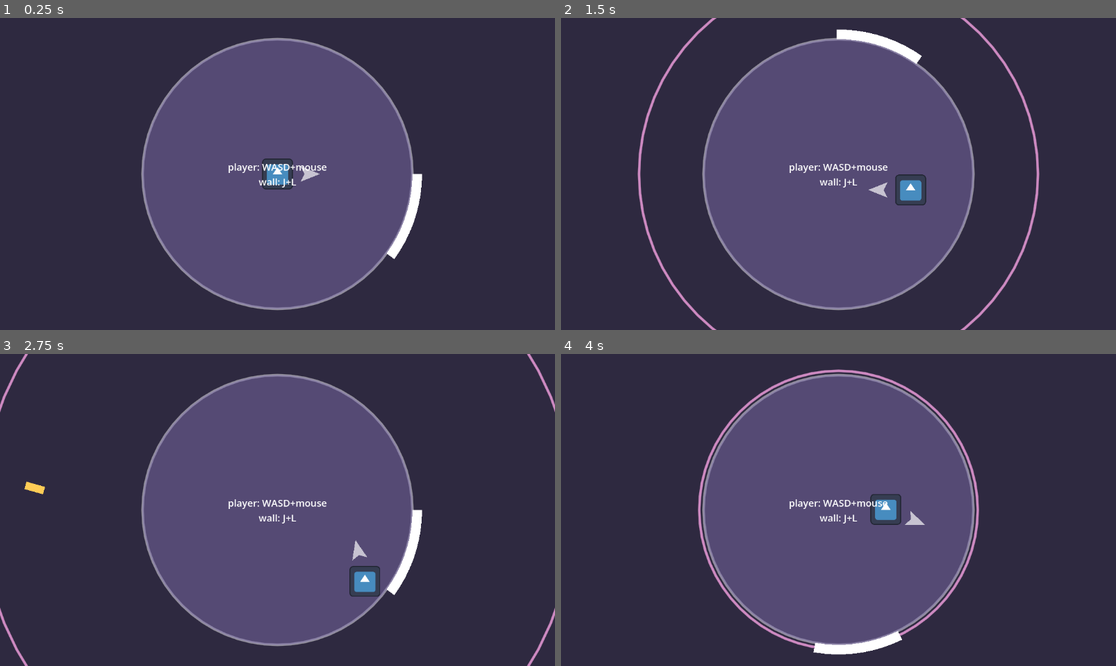
Above: before the commit, frames 1-4 (two rows, left to right).
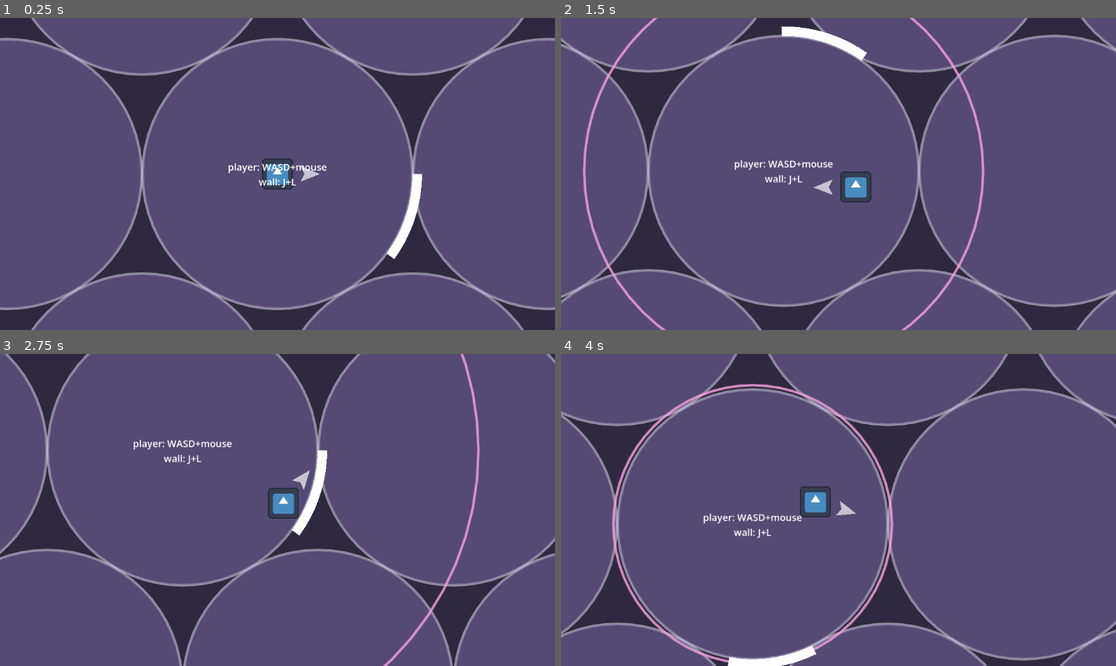
Above: after the commit, the same moments.

Repository: solirides/amazing-game
Game: Godot game, scene res://scenes/world/world.tscn
Two runs of this game, one before a commit and one after it. Both use one fixed random seed, a clock stepped at 60 frames per second and the inputs below. Before the commit the project starts from res://scenes/world.tscn. The engine's default icon, where the game draws it, is replaced by a stand-in: a white triangle on a blue panel in a dark square.
Inputs (mouse positions are in pixels of both pictures, inside the frame that each line leads up to):
- Up to frame 1 (0.25 s): no input
- Up to frame 2 (1.5 s): tap Enter at 0.5 s; move the mouse to (960, 158) at 0.52 s; hold Right (ui_right) 0.53-1.28 s; hold J (wall_ccw) 0.53-1.28 s; tap L (wall_cw) at 0.8, 1.35 s; move the mouse to (727, 189) at 1.27 s; hold Down (ui_down) from 1.28 s (still down)
- Up to frame 3 (2.75 s): tap J (wall_ccw) at 1.55 s; move the mouse to (333, 441) at 2.02 s; release Down (ui_down) at 2.03 s; hold Right (ui_right) from 2.03 s (still down); hold L (wall_cw) from 2.03 s (still down); click (333, 441) at 2.1 s
- Up to frame 4 (4 s): move the mouse to (810, 572) at 2.77 s; release Right (ui_right) at 2.78 s; release L (wall_cw) at 2.78 s; hold Up (ui_up) 2.78-3.53 s; tap J (wall_ccw) at 2.85 s; move the mouse to (1005, 556) at 3.52 s; hold Left (ui_left) from 3.53 s (still down); hold L (wall_cw) from 3.53 s (still down)

The runs differ from the first frame. In frame 1, 56% of the frame differs, in the area x 0-100%, y 0-100%; in frame 2, 67%; in frame 3, 67%; in frame 4, 68%.

Commit message:
MANY circles

Diff:
--- /dev/null
+++ b/amazing-game/modules/global/hexgrid.gd
@@ -0,0 +1,43 @@
+class_name HexGrid
+extends Node
+
+enum Dir {
+	LEFT,
+	RIGHT,
+	UP_LEFT,
+	UP_RIGHT,
+	DOWN_LEFT,
+	DOWN_RIGHT
+}
+
+static func hex_to_cartesian(hex:Vector2i, scale:float) -> Vector2:
+	var result = Vector2(hex.x * scale, hex.y * sqrt(3)/2.0 * scale)
+	if abs(hex.y) % 2 == 1:
+		result.x += scale / 2.0
+	return result
+
+static func get_neighbor(hex:Vector2i, direction:Dir, steps:int) -> Vector2i:
+	var result = hex
+	var parity = 0
+	if hex.y % 2 == 1:
+		parity = 1
+
+	match direction:
+		Dir.LEFT:
+			result.x -= steps
+		Dir.RIGHT:
+			result.x += steps
+		Dir.UP_LEFT:
+			result.y -= steps
+			result.x -= floor((steps + parity + 1)/2.0)
+		Dir.UP_RIGHT:
+			result.y -= steps
+			result.x += floor((steps + parity)/2.0)
+		Dir.DOWN_LEFT:
+			result.y += steps
+			result.x -= floor((steps + parity + 1)/2.0)
+		Dir.DOWN_RIGHT:
+			result.y += steps
+			result.x += floor((steps + parity)/2.0)
+
+	return result
--- a/amazing-game/modules/player/player.gd
+++ b/amazing-game/modules/player/player.gd
@@ -1,7 +1,7 @@
 extends RigidBody2D
 
 
-@export var speed = 100
+@export var speed = 200
 @export var bullet_speed = 1000
 @export var base_health = 100
 var health = 0
--- a/amazing-game/modules/player/player.tscn
+++ b/amazing-game/modules/player/player.tscn
@@ -2,16 +2,19 @@
 
 [ext_resource type="Script" uid="uid://cepiugbyu600a" path="res://modules/player/player.gd" id="1_fhf1h"]
 [ext_resource type="Texture2D" uid="uid://wr8lqm38ij8g" path="res://icon.svg" id="2_a5pop"]
+
+[sub_resource type="PhysicsMaterial" id="PhysicsMaterial_qgxqk"]
+friction = 0.0
 
 [sub_resource type="RectangleShape2D" id="RectangleShape2D_qgxqk"]
 size = Vector2(64, 64)
 
 [node name="Player" type="RigidBody2D" unique_id=325968683]
 collision_mask = 11
+physics_material_override = SubResource("PhysicsMaterial_qgxqk")
 gravity_scale = 0.0
 lock_rotation = true
 script = ExtResource("1_fhf1h")
-speed = 200
 
 [node name="Sprite2D" type="Sprite2D" parent="." unique_id=1700158568]
 scale = Vector2(0.5, 0.5)
--- a/amazing-game/modules/wall/wall.gd
+++ b/amazing-game/modules/wall/wall.gd
@@ -1,13 +1,21 @@
 extends RigidBody2D
 
 
-@export var speed:float = 12
-@export var radius:float = 300
+@export var base_speed:float = 12
+@export var outer_radius:float = 300
 @export var inner_radius:float = 280
 
 @export var base_health:int = 100
-var health = 0
+@export var respawn_time:float = 4.0
+
+@onready var health = base_health
+@onready var speed = base_speed
 var theta = 0
+var can_move = true
+var alive_state = true
+
+
+signal alive_state_changed(state:bool)
 
 func _ready() -> void:
 	# set collision shape
@@ -15,7 +23,6 @@
 	$Polygon2D.polygon = polygon
 	$CollisionPolygon2D.polygon = polygon
 
-	health = base_health
 
 
 func create_polygon():
@@ -24,7 +31,7 @@
 	var res = 10
 	var angle = 0.7
 	for i in range(res):
-		points.append(Vector2(1,0).rotated(angle / float(res) * i) * radius)
+		points.append(Vector2(1,0).rotated(angle / float(res) * i) * outer_radius)
 	for i in range(res):
 		points.append(Vector2(1,0).rotated(angle / float(res) * (res - i - 1)) * inner_radius)
 	return PackedVector2Array(points)
@@ -32,10 +39,11 @@
 
 func _physics_process(delta: float) -> void:
 
-	if Input.is_action_pressed("wall_ccw"):
-		theta -= speed / inner_radius
-	if Input.is_action_pressed("wall_cw"):
-		theta += speed / inner_radius
+	if can_move:
+		if Input.is_action_pressed("wall_ccw"):
+			theta -= speed / inner_radius
+		if Input.is_action_pressed("wall_cw"):
+			theta += speed / inner_radius
 
 	self.rotation = theta
 	#self.global_position = Vector2(1,0).rotated(theta)
@@ -48,7 +56,40 @@
 		body.queue_free()
 
 func damage(amount:int):
+	if alive_state == false:
+		return
 	health -= amount
 	if health <= 0:
 		print("wall dead")
-		queue_free()
+		die()
+
+var modulate_tween:Tween
+
+func die():
+	alive_state_changed.emit(false)
+	alive_state = false
+	can_move = false
+
+	var timer = get_tree().create_timer(respawn_time, false, true).timeout.connect(respawn)
+
+	if modulate_tween:
+		modulate_tween.kill()
+	var modulate_tween = create_tween()
+	for i in range(ceil((respawn_time - 0.6) / 0.6)):
+		modulate_tween.tween_property(self, "modulate", Color(1,1,1,0.2), 0.3)
+		modulate_tween.tween_property(self, "modulate", Color(1,1,1,0.6), 0.3)
+	for i in range(3):
+		modulate_tween.tween_property(self, "modulate", Color(1,1,1,0.4), 0.1)
+		modulate_tween.tween_property(self, "modulate", Color(1,1,1,0.8), 0.1)
+	modulate_tween.tween_property(self, "modulate", Color(1,1,1,1), 0)
+
+func respawn():
+	alive_state_changed.emit(true)
+	alive_state = true
+	can_move = true
+
+	health = base_health
+
+	if modulate_tween:
+		modulate_tween.kill()
+	modulate = Color(1,1,1,1)
--- a/amazing-game/modules/wall/wall.tscn
+++ b/amazing-game/modules/wall/wall.tscn
@@ -12,6 +12,7 @@
 contact_monitor = true
 max_contacts_reported = 5
 script = ExtResource("1_mgm2i")
+base_health = 40
 
 [node name="Sprite2D" type="Sprite2D" parent="." unique_id=45151107]
 visible = false
--- a/amazing-game/scenes/main_menu.tscn
+++ b/amazing-game/scenes/main_menu/main_menu.tscn
@@ -1,6 +1,6 @@
 [gd_scene format=3 uid="uid://bwppdbxa50top"]
 
-[ext_resource type="Script" uid="uid://ucj81ftj21i" path="res://scenes/main_menu.gd" id="1_l6cm7"]
+[ext_resource type="Script" uid="uid://ucj81ftj21i" path="res://scenes/main_menu/main_menu.gd" id="1_l6cm7"]
 [ext_resource type="Theme" uid="uid://dn5mbxugl22di" path="res://assets/themes/menu.tres" id="2_ekxnf"]
 
 [sub_resource type="LabelSettings" id="LabelSettings_ekxnf"]
--- a/amazing-game/scenes/world.gd
+++ /dev/null
@@ -1,21 +0,0 @@
-extends Node2D
-
-@export var wall_node:Node
-@export var player_node:Node
-@export var circle_display:Node
-
-func _ready() -> void:
-	var resolution = 40
-	var circle_shape = create_circle(wall_node.inner_radius, resolution)
-	$StaticBody2D/CollisionPolygon2D.polygon = circle_shape
-
-	circle_display.connect("pulse_reached", player_node._on_pulse_reached)
-
-
-func create_circle(radius:float, res:int):
-	# make a circle
-	var points = []
-	var angle = 2*PI
-	for i in range(res):
-		points.append(Vector2(1,0).rotated(angle / float(res) * i) * radius)
-	return points
--- /dev/null
+++ b/amazing-game/scenes/world/camera.gd
@@ -0,0 +1,16 @@
+extends Camera2D
+
+@export var target:Node
+@export var speed = 3
+
+
+# Called when the node enters the scene tree for the first time.
+func _ready() -> void:
+	pass # Replace with function body.
+
+
+# Called every frame. 'delta' is the elapsed time since the previous frame.
+func _process(delta: float) -> void:
+
+	if target != null:
+		global_position = lerp(global_position, target.global_position, delta * speed)
--- a/amazing-game/scenes/circle.gd
+++ b/amazing-game/scenes/world/circle.gd
@@ -6,6 +6,7 @@
 @export var start_radius = 800
 @export var pulse_duration:float = 2.0
 
+var filled_circle_coords = [Vector2(0,0)]
 var current_radius = 0
 var radius_tween:Tween
 
@@ -31,7 +32,8 @@
 
 func _draw() -> void:
 	# draw static circle for path of the wall
-	draw_circle(Vector2(0,0), radius, Color(1,1,1,0.5), false, width, true)
-	draw_circle(Vector2(0,0), radius, Color("806fb078"), true, width, true)
+	for coords in filled_circle_coords:
+		draw_circle(coords, radius, Color(1,1,1,0.5), false, width, true)
+		draw_circle(coords, radius, Color("806fb078"), true, -1, true)
 	# draw pulsing circle
 	draw_circle(Vector2(0,0), current_radius, Color(0.95, 0.629, 0.875, 0.816), false, width, true)
--- /dev/null
+++ b/amazing-game/scenes/world/world.gd
@@ -0,0 +1,83 @@
+extends Node2D
+
+@export var wall_node:Node
+@export var player_node:Node
+@export var circle_display:Node
+
+var filled_circle_coords = []
+var filled_circle_hex = []
+
+func _ready() -> void:
+
+	circle_display.connect("pulse_reached", player_node._on_pulse_reached)
+
+	create_grid(2)
+	create_collision_polygon()
+
+func create_circle(radius:float, res:int, sign:int = 0, offset:Vector2 = Vector2(0,0)):
+	# make a circle
+	var points = []
+	var angle = 2*PI
+	for i in range(res):
+		points.append(Vector2(1,0).rotated(sign * angle / float(res) * i) * radius + offset)
+	return points
+
+func create_grid(radius:int):
+	var hex_coords = []
+	#var anchor = HexGrid.get_neighbor(Vector2i(0,0), HexGrid.Dir.LEFT, radius)
+
+	for y in range(1, radius + 1):
+		#print(y)
+		#print(2*radius + 1 - abs(y))
+		for x in range(0, 2*radius + 1 - abs(y)):
+			var hex = HexGrid.get_neighbor(Vector2i(0,0), HexGrid.Dir.UP_RIGHT, y)
+			hex = HexGrid.get_neighbor(hex, HexGrid.Dir.RIGHT, x - radius)
+			hex_coords.append(hex)
+	for y in range(0, radius + 1):
+		for x in range(0, 2*radius + 1 - abs(y)):
+			var hex = HexGrid.get_neighbor(Vector2i(0,0), HexGrid.Dir.DOWN_RIGHT, y)
+			hex = HexGrid.get_neighbor(hex, HexGrid.Dir.RIGHT, x - radius)
+			hex_coords.append(hex)
+
+	#for i in range(5):
+		#hex_coords.append(HexGrid.get_neighbor(Vector2i(0,0), HexGrid.Dir.UP_RIGHT, i))
+		#hex_coords.append(HexGrid.get_neighbor(Vector2i(0,0), HexGrid.Dir.UP_LEFT, i))
+		#hex_coords.append(HexGrid.get_neighbor(Vector2i(0,0), HexGrid.Dir.DOWN_RIGHT, i))
+		#hex_coords.append(HexGrid.get_neighbor(Vector2i(0,0), HexGrid.Dir.DOWN_LEFT, i))
+
+	var coords = []
+	for hex in hex_coords:
+		coords.append(HexGrid.hex_to_cartesian(hex, wall_node.inner_radius * 2 + 2))
+
+	circle_display.filled_circle_coords = coords
+	filled_circle_coords = coords
+
+	#print(hex_coords)
+	#print(coords)
+
+func create_collision_polygon():
+	var resolution = 40
+	var shape:PackedVector2Array = PackedVector2Array(create_circle(3000, resolution, 1))
+	var shapes = [[]]
+	#for coords in [Vector2(100,100),Vector2(-100,-100)]:
+	for coords in filled_circle_coords:
+		var circle_shape = PackedVector2Array(create_circle(wall_node.inner_radius + 10, resolution, 1, coords))
+		#shapes = Geometry2D.clip_polygons(shape, circle_shape)
+		shapes = Geometry2D.merge_polygons(shapes[0], circle_shape)
+
+		#if shapes.size() >= 2:
+		for i in range(1, shapes.size()):
+			if false:
+				var poly = Polygon2D.new()
+				poly.polygon = shapes[i]
+				$StaticBody2D.add_child(poly)
+			var collision_poly = CollisionPolygon2D.new()
+			collision_poly.polygon = shapes[i]
+			$StaticBody2D.add_child(collision_poly)
+
+	print(shapes)
+	#for s in shapes:
+		#var poly = Polygon2D.new()
+		#poly.polygon = s
+		#poly.color = Color.from_hsv(randf(), 0.5, 0.8, 0.5)
+		#$StaticBody2D.add_child(poly)
--- a/amazing-game/scenes/world.tscn
+++ b/amazing-game/scenes/world/world.tscn
@@ -1,9 +1,10 @@
 [gd_scene format=3 uid="uid://dqj8oypchmnag"]
 
-[ext_resource type="Script" uid="uid://b5dajo7xuf5e6" path="res://scenes/world.gd" id="1_k0juu"]
+[ext_resource type="Script" uid="uid://b5dajo7xuf5e6" path="res://scenes/world/world.gd" id="1_k0juu"]
 [ext_resource type="PackedScene" uid="uid://b65jgvaki42my" path="res://modules/player/player.tscn" id="1_nnsk1"]
 [ext_resource type="PackedScene" uid="uid://dyy8y5xftvvi3" path="res://modules/wall/wall.tscn" id="2_rwgxs"]
-[ext_resource type="Script" uid="uid://bmt4rrbbbby3w" path="res://scenes/circle.gd" id="3_4wyf3"]
+[ext_resource type="Script" uid="uid://cd4g7rhnnvep4" path="res://scenes/world/camera.gd" id="2_v5dby"]
+[ext_resource type="Script" uid="uid://bmt4rrbbbby3w" path="res://scenes/world/circle.gd" id="3_4wyf3"]
 
 [sub_resource type="LabelSettings" id="LabelSettings_k0juu"]
 font_size = 20
@@ -14,7 +15,9 @@
 player_node = NodePath("Player")
 circle_display = NodePath("Circle")
 
-[node name="Camera2D" type="Camera2D" parent="." unique_id=1396958463]
+[node name="Camera2D" type="Camera2D" parent="." unique_id=1396958463 node_paths=PackedStringArray("target")]
+script = ExtResource("2_v5dby")
+target = NodePath("../Player")
 
 [node name="Circle" type="Node2D" parent="." unique_id=2028538421]
 script = ExtResource("3_4wyf3")
@@ -27,7 +30,12 @@
 collision_layer = 8
 
 [node name="CollisionPolygon2D" type="CollisionPolygon2D" parent="StaticBody2D" unique_id=1479289457]
-build_mode = 1
+visible = false
+
+[node name="Polygon2D" type="Polygon2D" parent="StaticBody2D" unique_id=2035311204]
+visible = false
+color = Color(0.93124247, 0.74480927, 0, 1)
+polygon = PackedVector2Array(382, -72, 637, 236, 144, 269, 281, -123, 332, 163)
 
 [node name="Label" type="Label" parent="." unique_id=241331336]
 anchors_preset = 8
Not shown, added: amazing-game/modules/global/hexgrid.gd.uid
Renamed: amazing-game/scenes/main_menu.gd -> amazing-game/scenes/main_menu/main_menu.gd
Renamed: amazing-game/scenes/main_menu.gd.uid -> amazing-game/scenes/main_menu/main_menu.gd.uid
Not shown, added: amazing-game/scenes/world/camera.gd.uid
Renamed: amazing-game/scenes/circle.gd.uid -> amazing-game/scenes/world/circle.gd.uid
Renamed: amazing-game/scenes/world.gd.uid -> amazing-game/scenes/world/world.gd.uid
